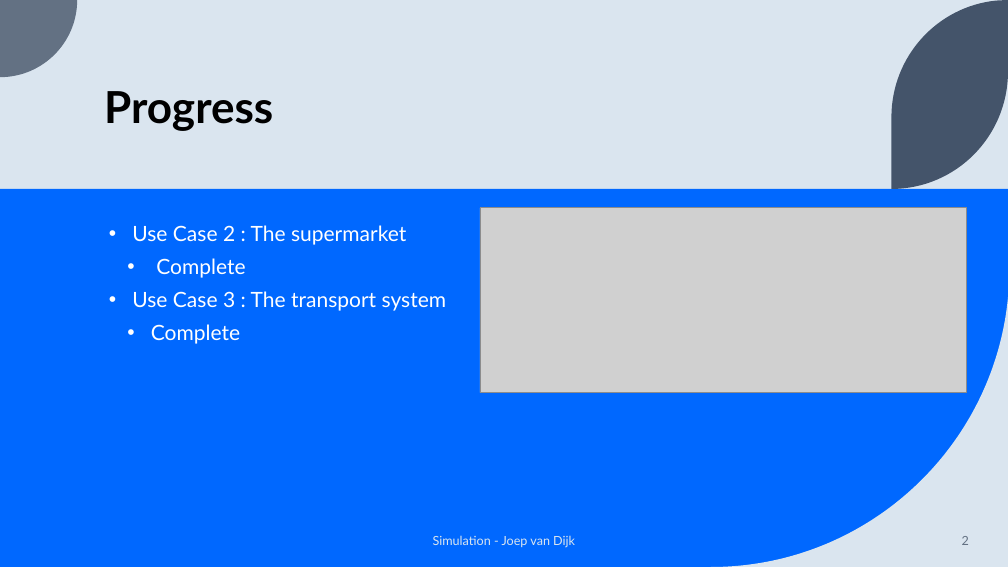
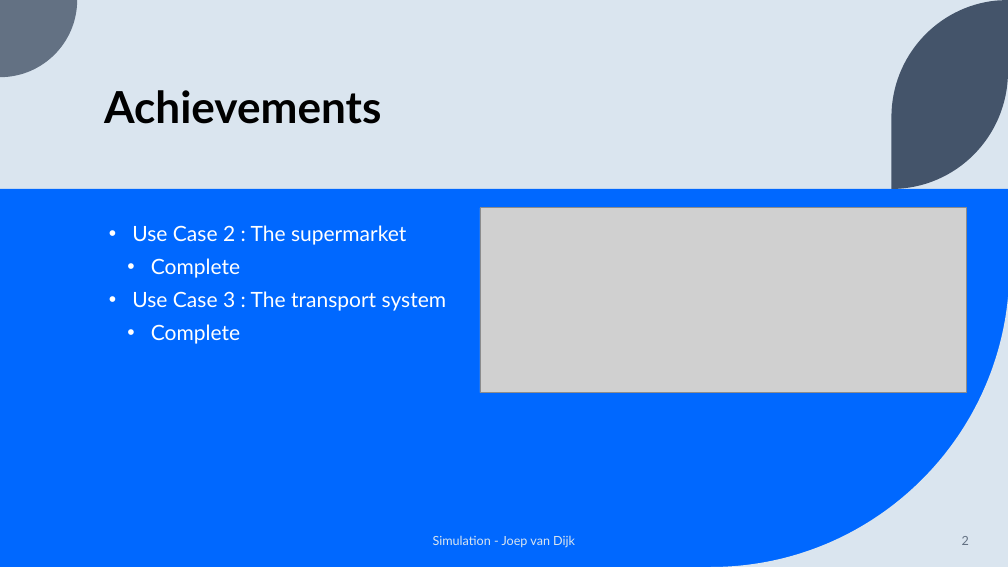
Before and after one commit to Jvandijk335/SI-A_TrIP_Simulation, a slide deck: slide 2 of 00_Presentations/Sprint 2.pptx. Drawn at 1008x567 pixels with LibreOffice and Linux fonts; fonts in the diff are those of the drawing; grey boxes stand for pictures. Boxes give left, top, right and bottom in pixels: in the first picture for what was removed or moved away, otherwise in the second. Text is boxed around its words. In the diff, an @@ line names an element or a change of style, - is before the commit and + after.

```diff
--- a/00_Presentations/Sprint 2.pptx
+++ b/00_Presentations/Sprint 2.pptx
@@ title at box(104, 90, 381, 124): text changed @@
-Progress
+Achievements
```
Also in this commit, not shown: 2 other slides changed, 8 other files.
